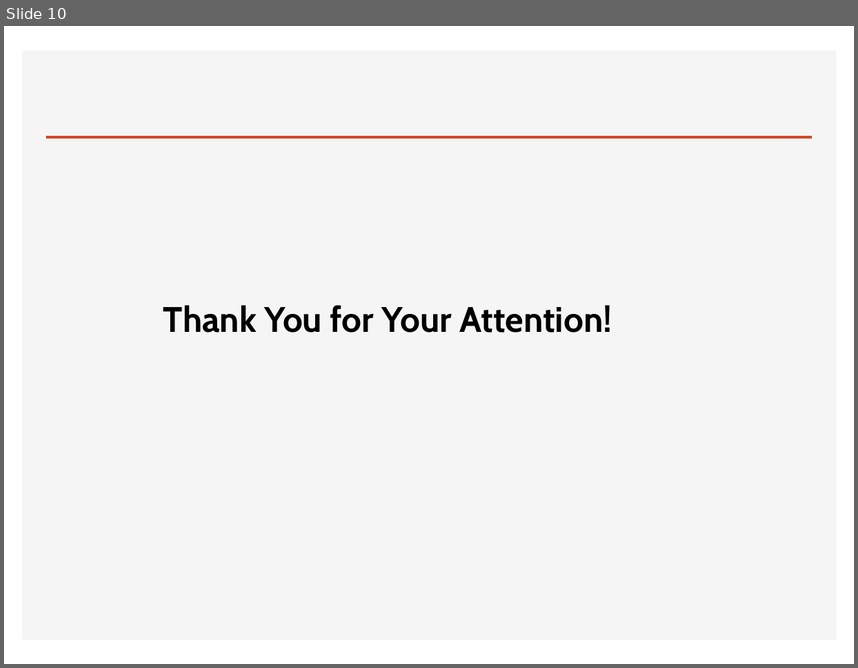
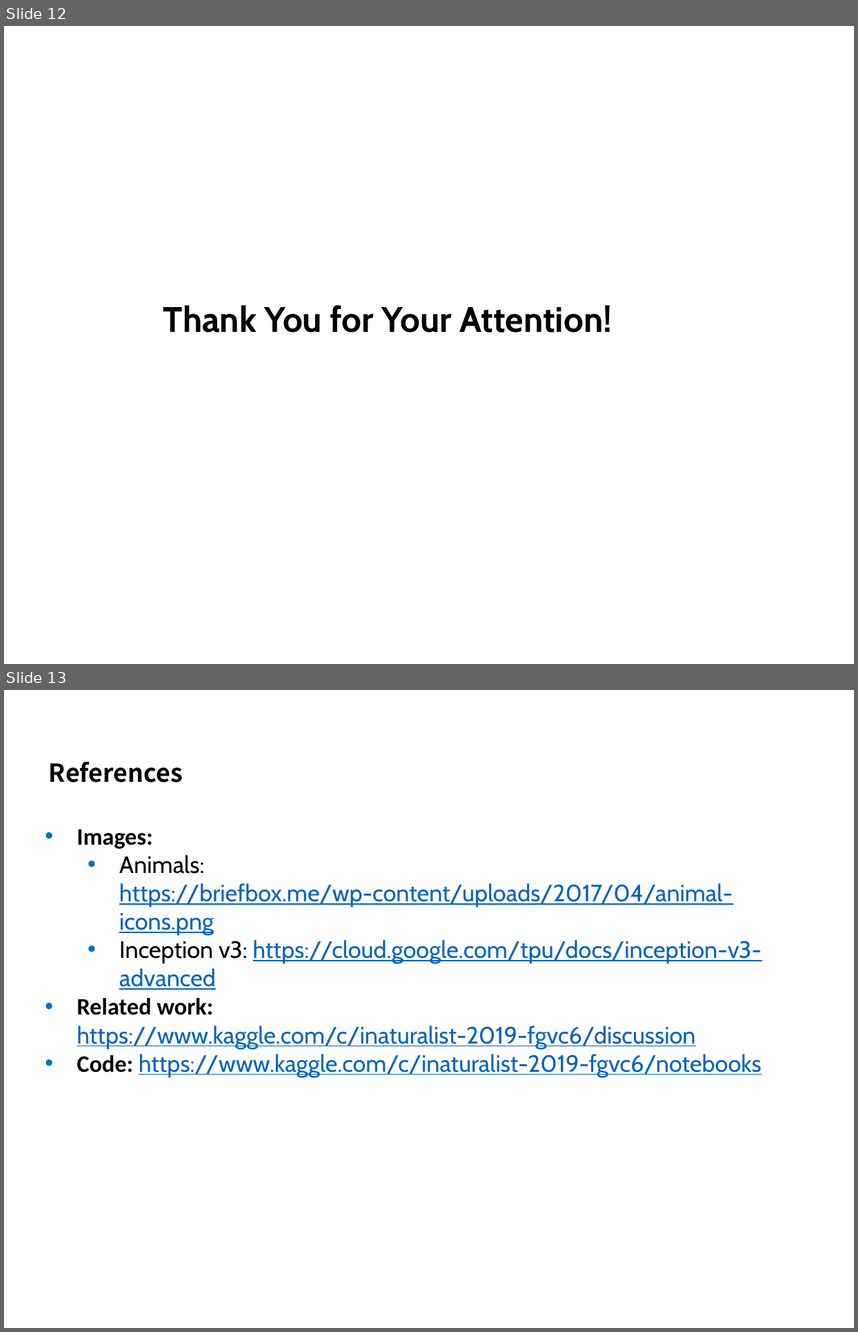
Before and after one commit to kimbold/VRDL_2019, a slide deck: Final project/Final_presentation.pptx. Shown one above the other, each under a label of ours: slide 10 before the commit, slides 12 and 13 after it. The pictures are 858x668 and 858x1332 pixels, drawn with LibreOffice and Linux fonts; fonts in the diff are those of the drawing; background and template pictures are left out. Boxes give left, top, right and bottom in pixels: in the first picture for what was removed or moved away, otherwise in the second. Text is boxed around its words. In the diff, an @@ line names an element or a change of style, - is before the commit and + after.

```diff
--- a/Final project/Final_presentation.pptx
+++ b/Final project/Final_presentation.pptx
@@ slide 13 added at box(4, 690, 854, 1328), background #FFFFFF @@
@@ title added at box(49, 762, 183, 782), 21 pt, text #000000, bold @@
+References
@@ text added at box(77, 829, 762, 1077), 20 pt, text #0563C1, underline @@
+• Images:
+  • Animals: https://briefbox.me/wp-content/uploads/2017/04/animal-icons.png
+  • Inception v3: https://cloud.google.com/tpu/docs/inception-v3-advanced
+• Related work: https://www.kaggle.com/c/inaturalist-2019-fgvc6/discussion
+• Code: https://www.kaggle.com/c/inaturalist-2019-fgvc6/notebooks
@@ what was slide 10 is now slide 12 @@
@@ slide 12 changed as well @@
@@ rectangle removed at box(22, 51, 836, 640) @@
@@ line removed from (47, 137) to (811, 137) @@
```
Also in this commit, not shown: 4 other slides changed, 7 other slides added, 10 slides removed, 1 other file.
